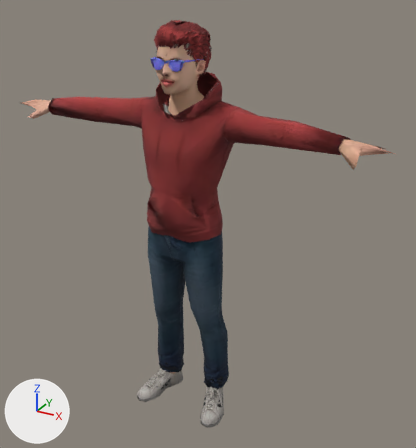
Two versions of the glTF model apps/king-of-streets/models/c_teenboy_lo.glb, one commit apart.
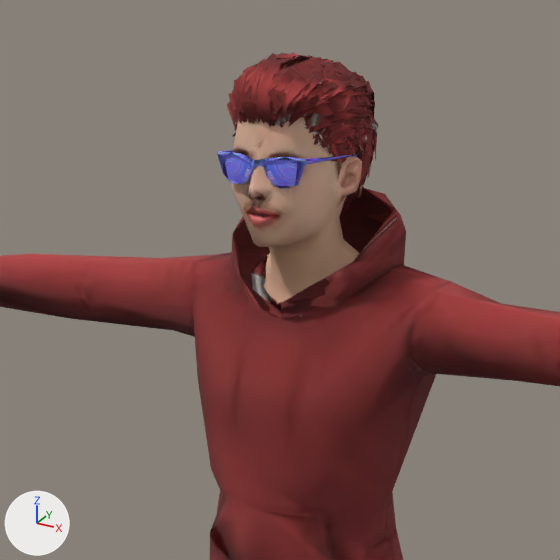
The first picture shows the older version from a 50 mm camera at (1.107, -1.833, -0.034) aimed at (0.071, 0.05, -0.976). The close-ups show the older and then the newer version on the part from 16% to 68% of the width and 0% to 48% of the height of that picture. Only the edits that show in the close-ups are written down. The axes (+X, +Y, +Z) are drawn at lower left. The lights are the same throughout.
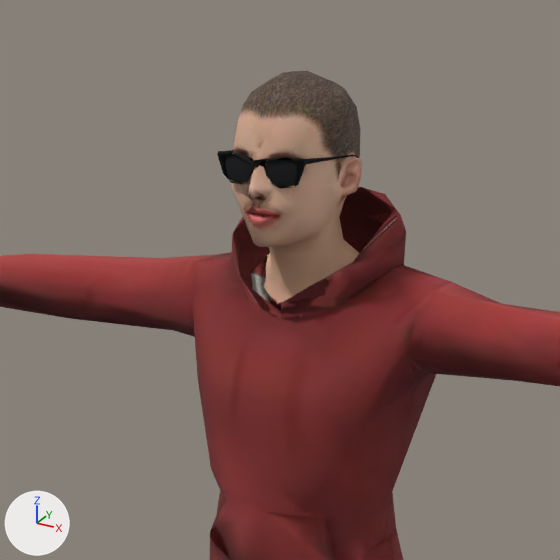
Scene script edits in JSON lines:
```json
{"op": "set", "path": "mat_glasses.texture", "old": "img_image_10", "new": "img_image_6"}
{"op": "set", "path": "ob_object_16", "old": "bpy.data.objects.new('Object_16', me_haircut_haircut_0)", "new": "bpy.data.objects.new('Object_16', None)"}
```

Where the change shows, as pixel boxes [x1, y1, x2, y2] in the close-ups (560 x 560 px):
```json
{"object": "Object_16", "change": "no longer drawn", "before": [227, 53, 378, 210], "on screen": "brown"}
{"object": "Object_15", "change": "surface changed", "before": [217, 150, 358, 189], "after": [217, 150, 358, 189], "on screen": "blue to black"}
```
